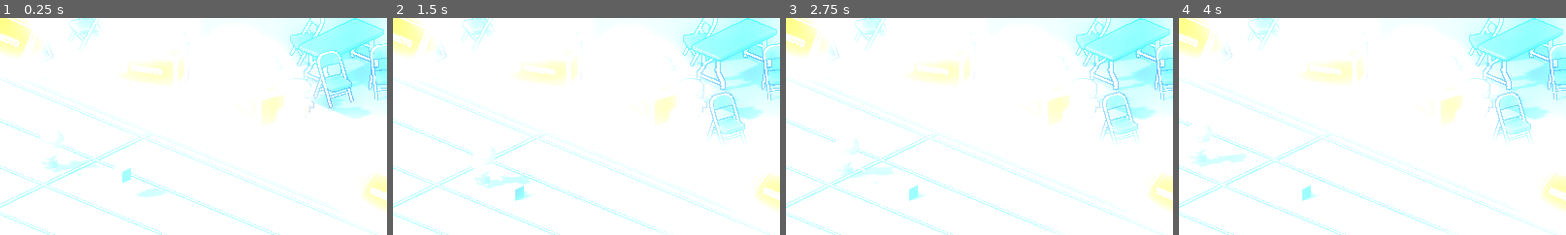
Above: before the commit, frames 1-4 (left to right).
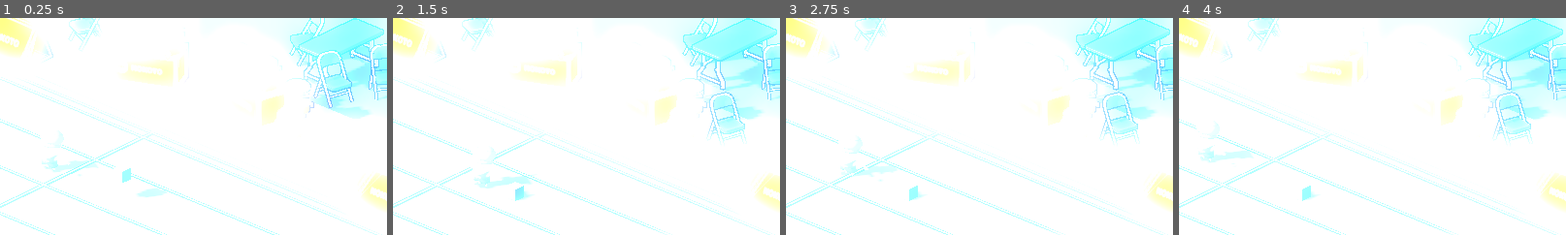
Above: after the commit, the same moments.

Repository: chevvy/sins_of_Father
Game: Godot game, scene res://main.tscn
The game is run twice, just before and just after one commit, with the same random seed, the same clock (stepped at 60 frames per second) and the same inputs.
Inputs:
- Up to frame 1 (0.25 s): no input
- Up to frame 2 (1.5 s): tap Space (interact_4) at 0.6, 1.35 s
- Up to frame 3 (2.75 s): tap Space (interact_4) at 2.1 s
- Up to frame 4 (4 s): tap Space (interact_4) at 2.85, 3.6 s
The pictures show only the part of the screen within x 17-66%, y 0-50%; the shares and areas given below are measured in that part.

The runs differ from the first frame. In frame 1, less than 0.1% of the frame differs, in the area x 10-21%, y 54-72%; in frame 2, less than 0.1%; in frame 3, 0.3%; in frame 4, 0.6%, in the area x 2-20%, y 48-71%.

Commit message:
we have knockback at home. the said knockback :

Diff:
--- a/Character/CharacterWithController.tscn
+++ b/Character/CharacterWithController.tscn
@@ -10,6 +10,7 @@
 [node name="CharacterBody3D" type="CharacterBody3D" node_paths=PackedStringArray("knockback_timer")]
 collision_layer = 4
 collision_mask = 2
+axis_lock_linear_z = true
 script = ExtResource("1_sauk7")
 knockback_timer = NodePath("KnockbackTimer")
 
